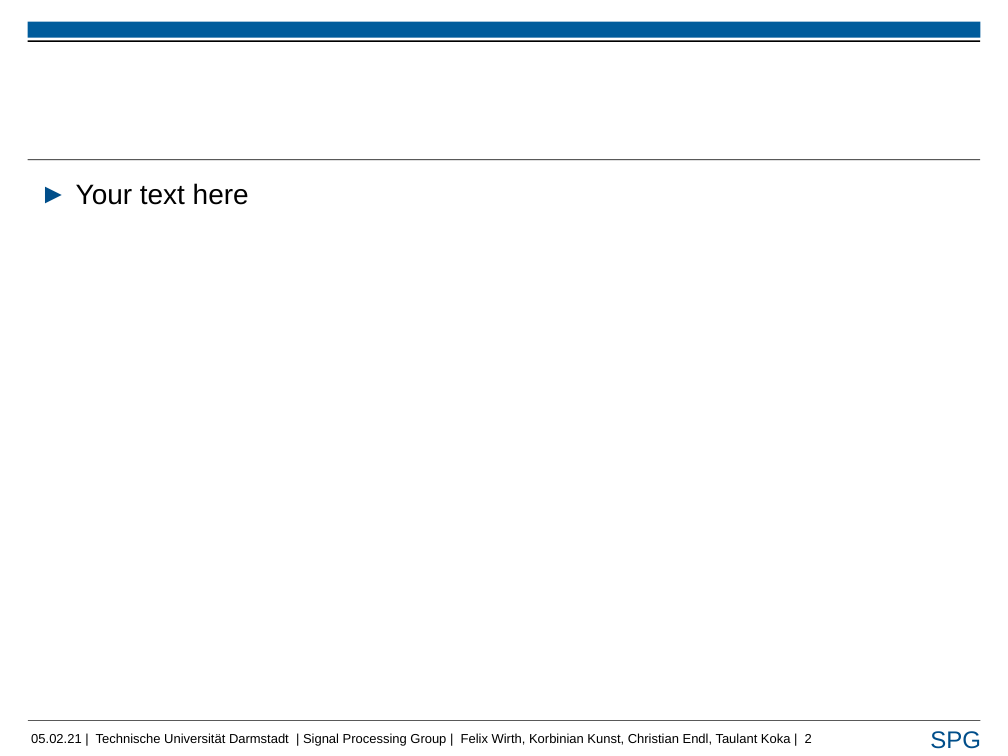
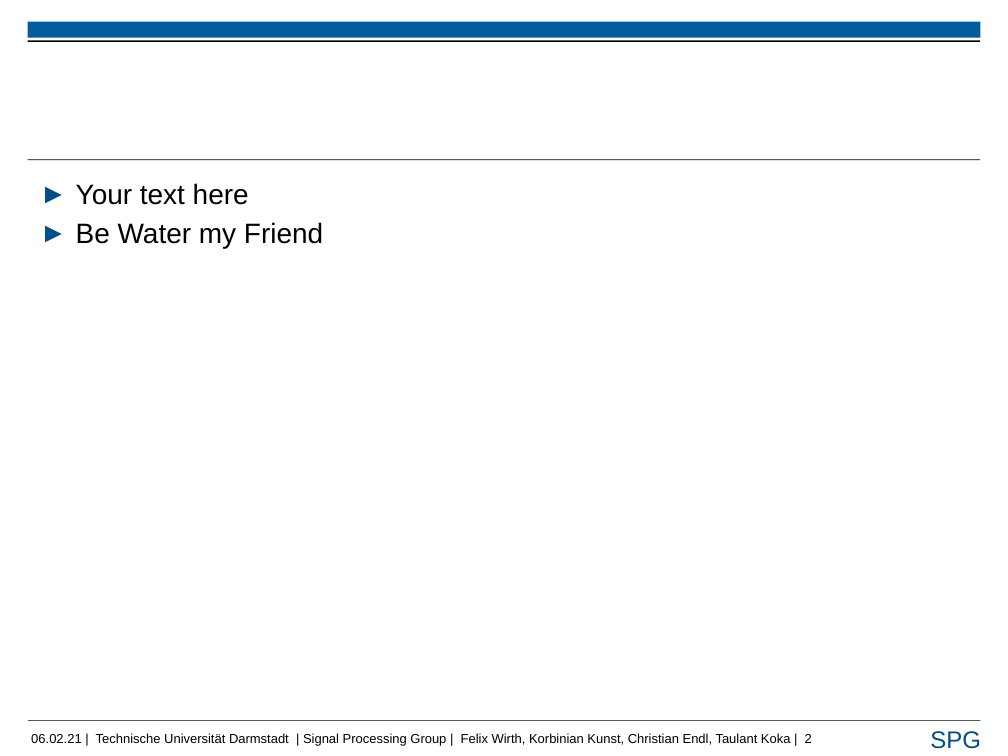
Before and after one commit to FelixUniDa/EEG-Project, a slide deck: slide 2 of Vorlage_SPG.pptx. Drawn at 1008x756 pixels with LibreOffice and Linux fonts; fonts in the diff are those of the drawing; background and template pictures are left out. Boxes give left, top, right and bottom in pixels: in the first picture for what was removed or moved away, otherwise in the second. Text is boxed around its words. In the diff, an @@ line names an element or a change of style, - is before the commit and + after.

Commit message:
PowerPoint

```diff
--- a/Vorlage_SPG.pptx
+++ b/Vorlage_SPG.pptx
@@ text at bbox=[76, 222, 323, 248]: paragraph added @@
+► Be Water my Friend
@@ text at bbox=[31, 733, 812, 746]: text changed @@
-05.02.21 | Technische Universität Darmstadt | Signal Processing Group | Felix Wirth, Korbinian Kunst, Christian Endl, Taulant Koka | 2
+06.02.21 | Technische Universität Darmstadt | Signal Processing Group | Felix Wirth, Korbinian Kunst, Christian Endl, Taulant Koka | 2
```
